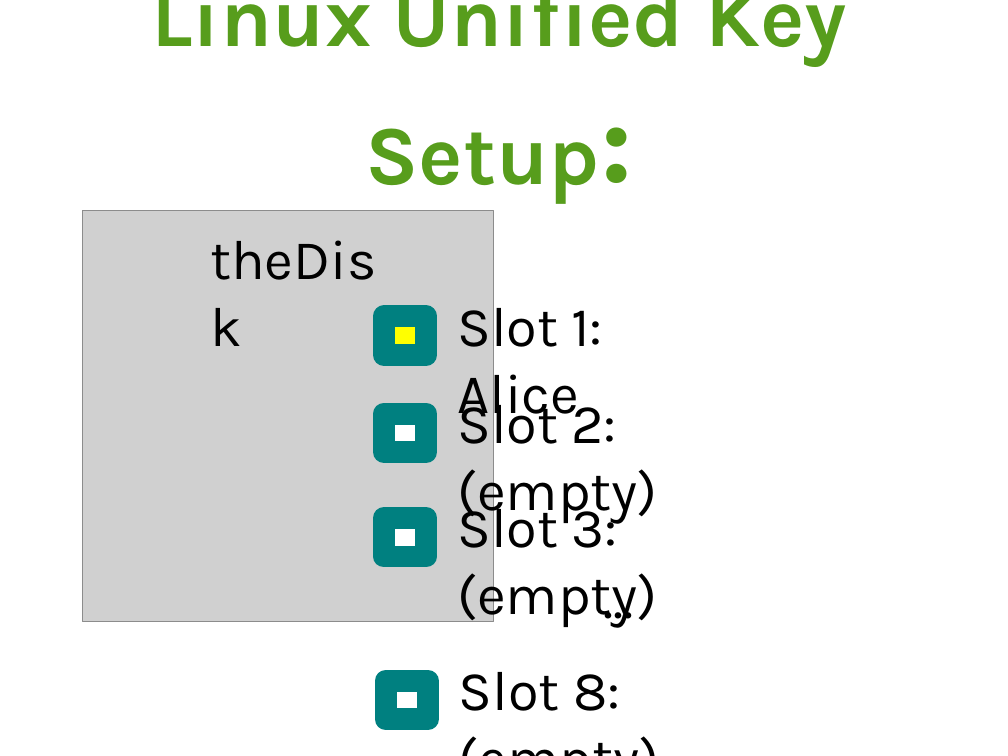
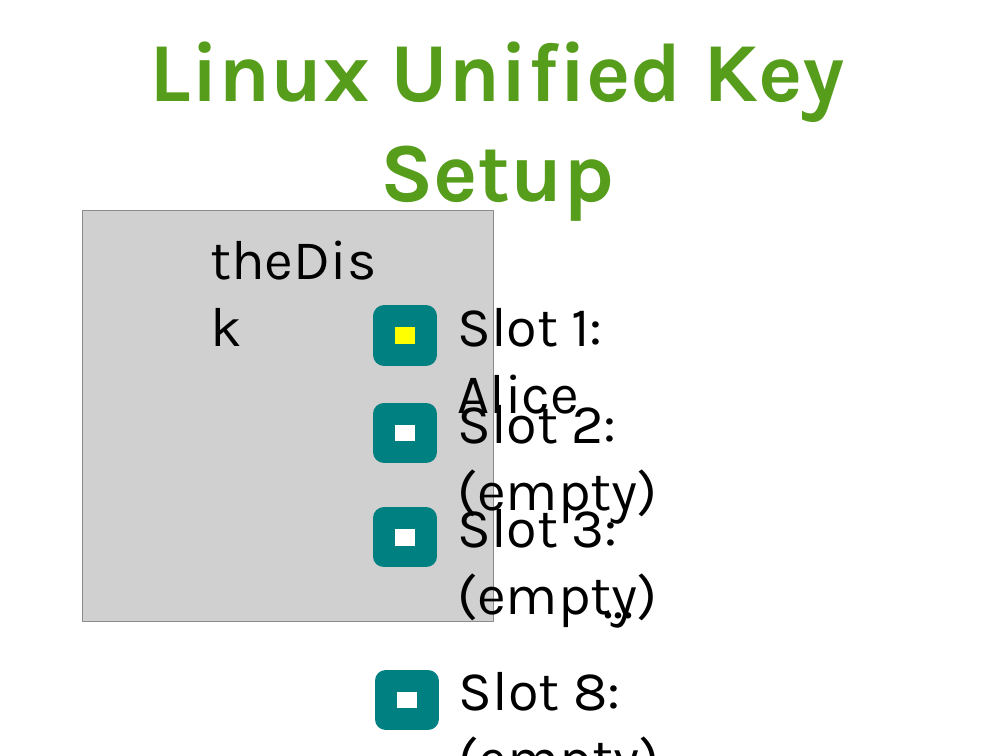
Before and after one commit to arver/arver, a slide deck: slide 8 of presentation/28c3.odp. Drawn at 1008x756 pixels with LibreOffice and Linux fonts; fonts in the diff are those of the drawing; grey boxes stand for pictures. Boxes give left, top, right and bottom in pixels: in the first picture for what was removed or moved away, otherwise in the second. Text is boxed around its words. In the diff, an @@ line names an element or a change of style, - is before the commit and + after.

```diff
--- a/presentation/28c3.odp
+++ b/presentation/28c3.odp
@@ title at (150,41,845,221): text changed @@
-Linux Unified Key Setup:
+Linux Unified Key Setup
```
Also in this commit, not shown: 3 other slides changed, 1 slide added, 1 other file.
